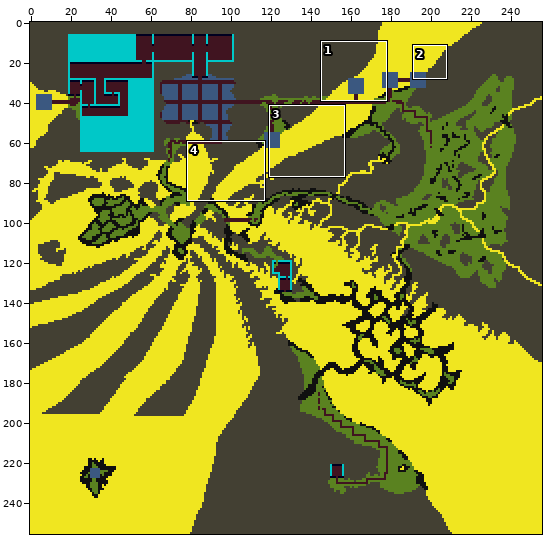
Sprite sheet -- data/maps/realm-of-fire/realm-of-fire-tiles.png. The first picture is a wide view before the edit; the outline marks the close-up.
Close-up. Earlier state:
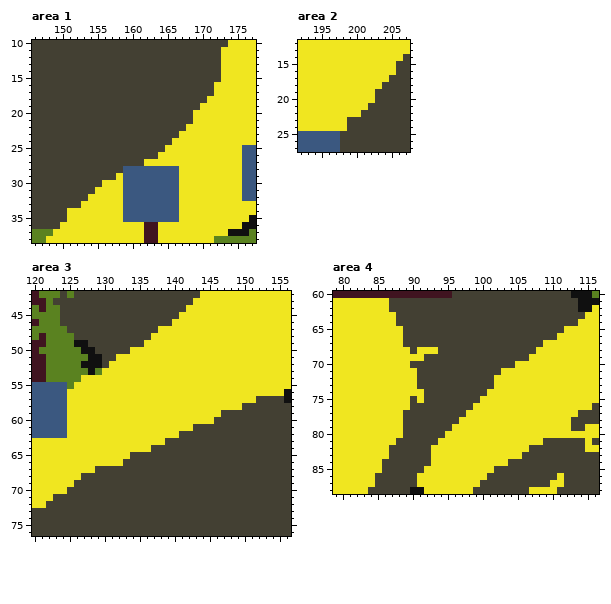
The file is 256x256 pixels. Shown: area 1: x 146..177, y 10..38; area 2: x 192..207, y 12..27; area 3: x 120..156, y 42..76; area 4: x 79..116, y 60..88. The commit also changed other parts of the picture, which this record leaves out.
Once edited:
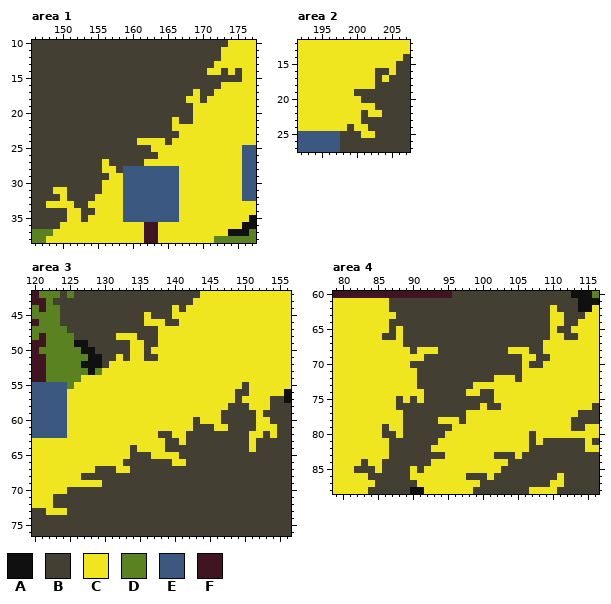
Palette (. is transparent): A #101010  B #434033  C #f0e620  D #5a8220  E #3b5880  F #401420
From old to new:
Changed rows in their new state; - is an unchanged pixel.
Area 1:
first column x 148:
13 ------------------------C---
14 -----------------------CCB-B
15 -------------------------BBB
16 ------------------------B---
17 ---------------------C------
18 --------------------CC------
19 ---------------------C------
21 ------------------C---------
22 ------------------CC--------
24 -------------CCCC-----------
25 ---------------CC-----------
27 --------C-------------------
28 --------CC------------------
29 ---------C------------------
31 -CC----B--------------------
32 --C---B---------------------
33 CCCC-B----------------------
34 -----BB---------------------
35 -----B----------------------
Area 2:
first column x 199:
16 ----BB
17 ----B-
18 ----B-
19 -BBB--
20 --BB--
21 ---C--
22 ---CC-
23 CC----
24 -CC---
25 --CC--
Area 3:
first column x 132:
44 --------C
45 ----C---C
46 ----CCC-B
48 CCC--B---
49 --CCBB---
50 ----B----
51 -B--BB---
first column x 122:
55 ----------------------------B----
56 ---------------------------BB----
57 ---------------------------B--CC-
58 --------------------------BB-CCC-
59 ------------------------------C--
60 ---------------------B--C-----CC-
61 ------------------------CC----CCC
62 ----------------BB-C---------CC-C
63 -------------------C---------C---
64 ------------B--CC------------C---
65 ---------------CCCC--------------
66 ------------------CC-------------
67 ----------CC---------------------
69 ----CCCC-------------------------
72 C--------------------------------
73 CCC------------------------------
Area 4:
first column x 82:
62 ----------------------------C---
63 ----------------------------CC--
64 -----B----------------------CC--
65 -----B----------------------C-B-
66 ----BB----------------------C-BB
68 ----------------------CCC-B-----
69 ------------------------C-BB----
70 -----------------------B-BB-----
71 ---------------------BBB--------
72 -----------------------B--------
73 -----------------CCC------------
74 ----------------CC-B------------
75 ------B-----------BB------------
76 ------BB---------B-BB-----------
78 ------------CCCB----------------
79 ----B---------------------------
80 ----BB-------------------B------
81 -----B-------------------B------
83 -----------BB-------BBB---------
84 -B------------------------------
85 BBB-----C-----------C-----------
86 --B-----C-------BBBC------------
Boxes around the changes in both close-ups, in picture pixels (x1, y1, x2, y2):
changed: (137, 61, 242, 152)
changed: (46, 159, 116, 222)
changed: (347, 68, 389, 138)
changed: (116, 305, 179, 361)
changed: (46, 382, 277, 515)
changed: (354, 305, 578, 480)
